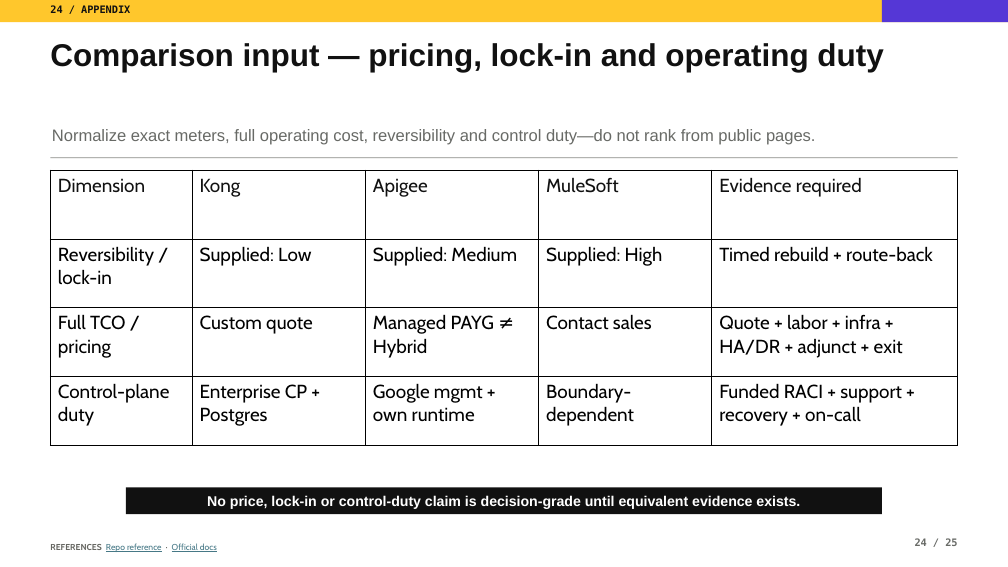
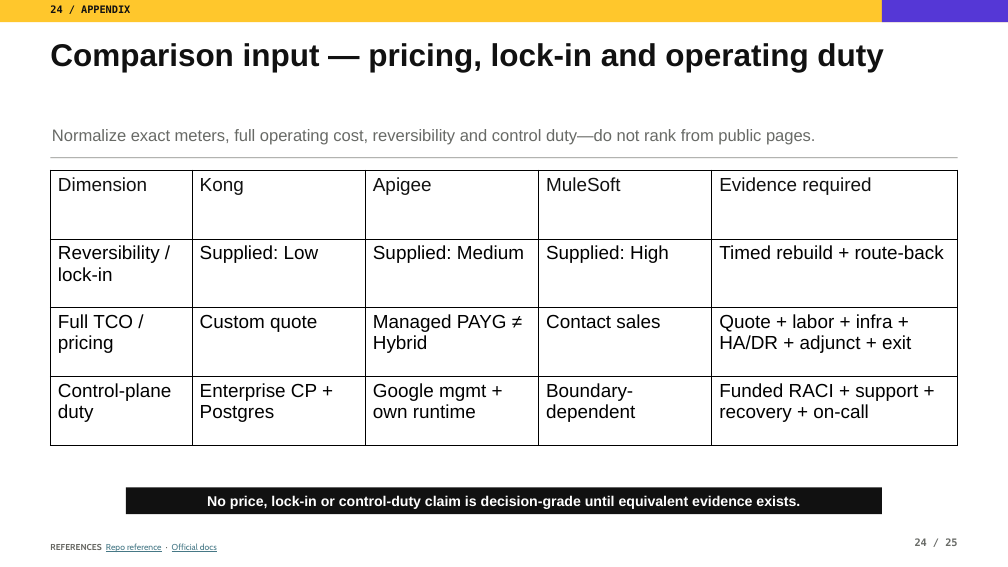
Before and after one commit to tomqwu/apim, a slide deck: slide 24 of presentations/kong-platform-journey-guided.pptx. Drawn at 1008x567 pixels with LibreOffice and Linux fonts; fonts in the diff are those of the drawing. Boxes give left, top, right and bottom in pixels: in the first picture for what was removed or moved away, otherwise in the second. Text is boxed around its words. In the diff, an @@ line names an element or a change of style, - is before the commit and + after.

```diff
--- a/presentations/kong-platform-journey-guided.pptx
+++ b/presentations/kong-platform-journey-guided.pptx
@@ table at (51, 170, 958, 446) @@
@@ font Cabin to Arial @@
```
Also in this commit, not shown: 8 other slides changed, 12 other files.
